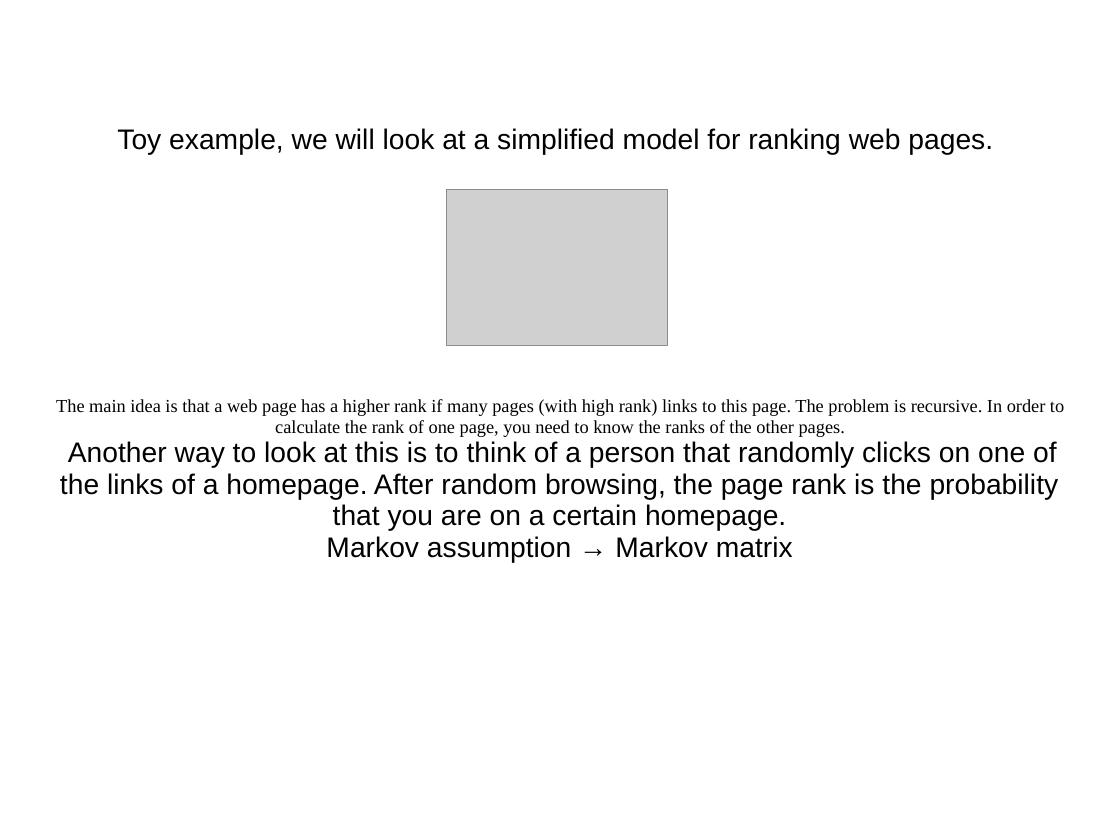
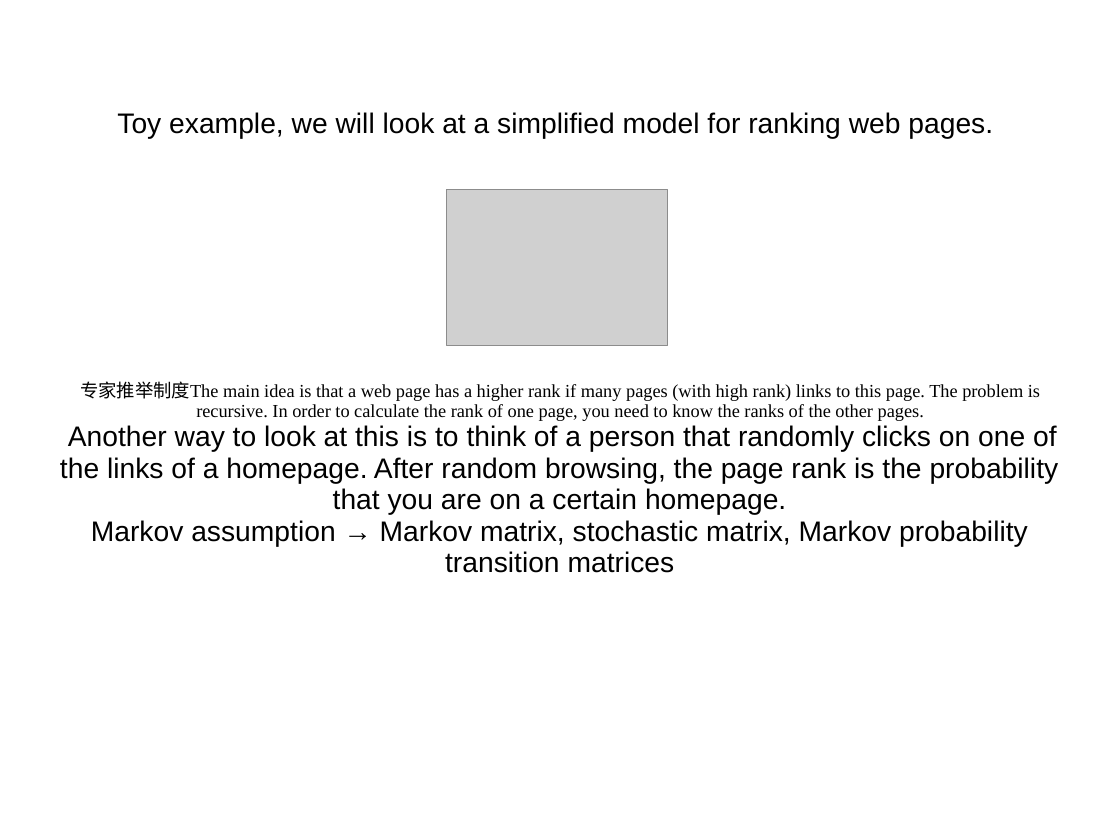
Before and after one commit to GarfieldF/RL_Course-slides_hw, a slide deck: slide 13 of DAY1/lecture1.ppt (slide 10 before the commit). Drawn at 1120x840 pixels with LibreOffice and Linux fonts; fonts in the diff are those of the drawing; grey boxes stand for pictures. Boxes give left, top, right and bottom in pixels: in the first picture for what was removed or moved away, otherwise in the second. Text is boxed around its words. In the diff, an @@ line names an element or a change of style, - is before the commit and + after.

```diff
--- a/DAY1/lecture1.ppt
+++ b/DAY1/lecture1.ppt
@@ text at [80,381,1040,421]: text changed @@
-The main idea is that a web page has a higher rank if many pages (with high rank) links to this page. The problem is recursive. In order to calculate the rank of one page, you need to know the ranks of the other pages.
+专家推举制度The main idea is that a web page has a higher rank if many pages (with high rank) links to this page. The problem is recursive. In order to calculate the rank of one page, you need to know the ranks of the other pages.
@@ text at [91,520,1028,573]: text changed @@
-Markov assumption → Markov matrix
+Markov assumption → Markov matrix, stochastic matrix, Markov probability transition matrices
```
Also in this commit, not shown: 9 other slides changed, 6 slides added, 1 slide removed.
